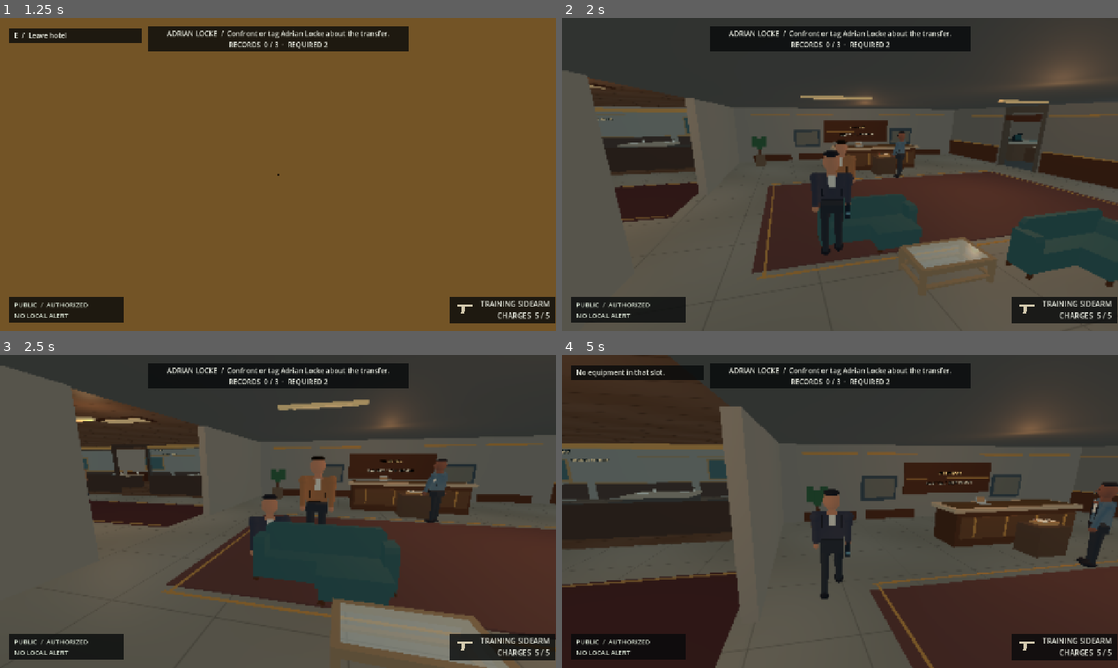
Above: before the commit, frames 1-4 (two rows, left to right).
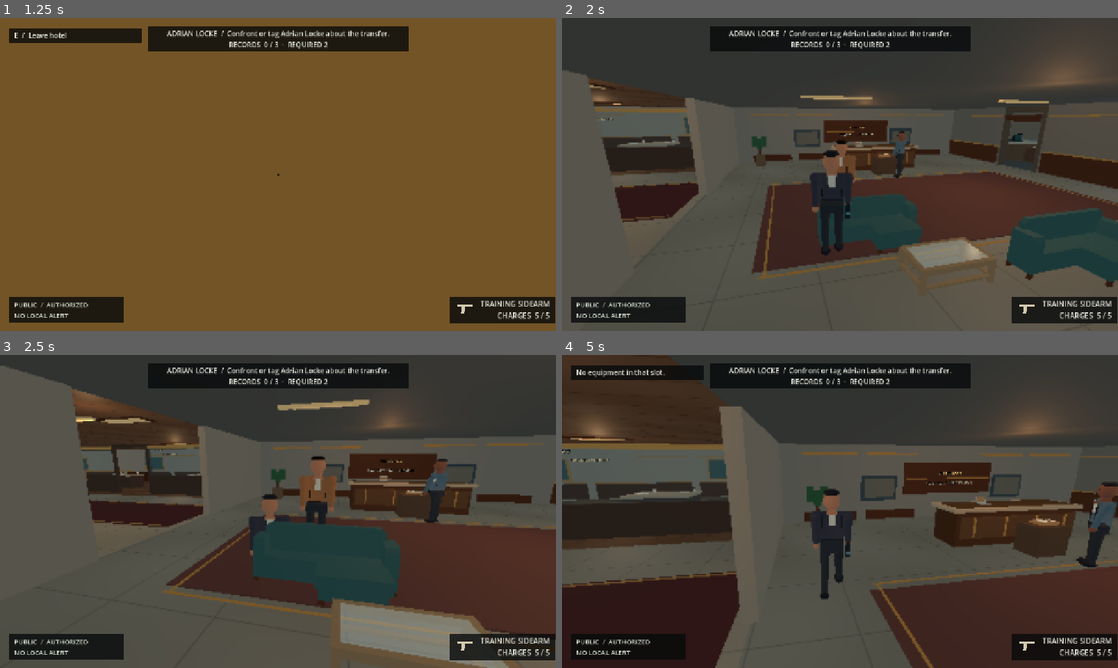
Above: after the commit, the same moments.

Repository: CoolgamerProXD/Stealty-Assasin-redesigned-computing-machine-Beta
Game: Godot game, scene res://scenes/hotel.tscn
Same seed, same stepped clock (60 frames per second), same inputs: the game is played once before the commit and once after it. This scene is started directly instead of the project's main scene.
Inputs (mouse positions are in pixels of both pictures, inside the frame that each line leads up to):
- Up to frame 1 (1.25 s): tap Enter at 0.5 s; move the mouse to (272, 180) at 0.52 s; hold W (move_forward) from 0.53 s (still down); hold C (crouch) from 0.53 s (still down); click (272, 180) at 0.67 s
- Up to frame 2 (2 s): keep holding W (move_forward); tap Space at 1.25 s; move the mouse to (878, 177) at 1.27 s; release C (crouch) at 1.28 s; right-click (878, 177) at 1.35 s; tap C (crouch) at 1.55 s
- Up to frame 3 (2.5 s): keep holding W (move_forward); move the mouse to (233, 508) at 2.02 s; hold C (crouch) from 2.03 s (still down)
- Up to frame 4 (5 s): move the mouse to (845, 511) at 2.77 s; release W (move_forward) at 2.78 s; release C (crouch) at 2.78 s; hold A (move_left) 2.78-3.53 s; tap 1 (equip_primary) at 2.85 s; click (845, 511) at 2.92 s; tap C (crouch) at 3.05, 3.8, 4.55 s; move the mouse to (817, 505) at 3.52 s; hold 2 (equip_secondary) 3.53-4.28 s; hold W (move_forward) from 3.53 s (still down); move the mouse to (867, 511) at 4.27 s; click (867, 511) at 4.35 s

Frame 1 is identical in both runs. In frame 2, 0.1% of the frame differs, in the area x 5-11%, y 23-28%; in frame 3, 0.1%; in frame 4, 0.5%, in the area x 1-12%, y 18-28%.

Commit message:
Light the restaurant with two restrained practicals
Co-authored-by: arena-agent <297053741+arena-agent@users.noreply.github.com>

Diff:
--- a/scripts/visuals/environment_dressing.gd
+++ b/scripts/visuals/environment_dressing.gd
@@ -259,6 +259,9 @@
    for side: float in [-1.0,1.0]:
     _part(Vector3(x+dx+side*0.24,1.025,-10),Vector3(0.025,0.014,0.30),bronze,true)
  _dining_crockery()
+ for x: float in [-35.0,-19.0]:
+  _part(Vector3(x,3.25,-10),Vector3(2.0,0.045,0.7),walnut)
+  _part(Vector3(x,3.22,-10),Vector3(1.65,0.025,0.45),Color(1.0,0.82,0.58))
  # Framed prints and console cabinets subdivide the large room visually.
  for x: float in [-36.0,-26.0,-16.0]:
   _part(Vector3(x,1.85,-15.72),Vector3(2.25,1.4,0.08),bronze)
--- a/scripts/world/hotel.gd
+++ b/scripts/world/hotel.gd
@@ -307,6 +307,19 @@
    light.add_to_group("quality_practicals")
    light.visible = Campaign.settings["graphics"] != "LOW"
    add_child(light)
+ # Restaurant tables sit beyond the corridor lights' range. Two warm,
+ # shadowless pools make the dining room readable without per-table lights.
+ for x: float in [-35.0,-19.0]:
+  var dining_light := OmniLight3D.new()
+  dining_light.position = Vector3(x,2.65,-10)
+  dining_light.light_color = Color(1.0,0.78,0.56)
+  dining_light.light_energy = 0.45
+  dining_light.omni_range = 9.0
+  dining_light.shadow_enabled = false
+  dining_light.add_to_group("quality_practicals")
+  dining_light.add_to_group("dining_practicals")
+  dining_light.visible = Campaign.settings["graphics"] != "LOW"
+  add_child(dining_light)
  for entry: Array in [["DINING / LOUNGE", Vector3(-18,2.4,-8.0)], ["GUEST ROOMS", Vector3(-10,6.5,0)], ["PRIVATE SUITE", Vector3(-33.8,6.5,-9.5)]]:
   var sign := Label3D.new()
   sign.text = entry[0]
--- a/tests/run_tests.gd
+++ b/tests/run_tests.gd
@@ -168,6 +168,8 @@
  check(furniture != null and furniture.get_child_count() >= 20, "Meridian instantiates authored seating, lamps and plants")
  var crockery := world.find_child("DiningCrockery", true, false) as MultiMeshInstance3D
  check(crockery != null and crockery.multimesh.instance_count == 24, "restaurant has batched round plates and cups")
+ var dining_lights := get_nodes_in_group("dining_practicals")
+ check(dining_lights.size() == 2 and (dining_lights[0] as OmniLight3D).omni_range >= 8.0, "restaurant has two dedicated shadowless light pools")
  await physics_frame
  var furniture_query := PhysicsRayQueryParameters3D.create(Vector3(-38,0.5,-7.5), Vector3(-38,0.5,-8.45))
  var furniture_hit := player.get_world_3d().direct_space_state.intersect_ray(furniture_query)
